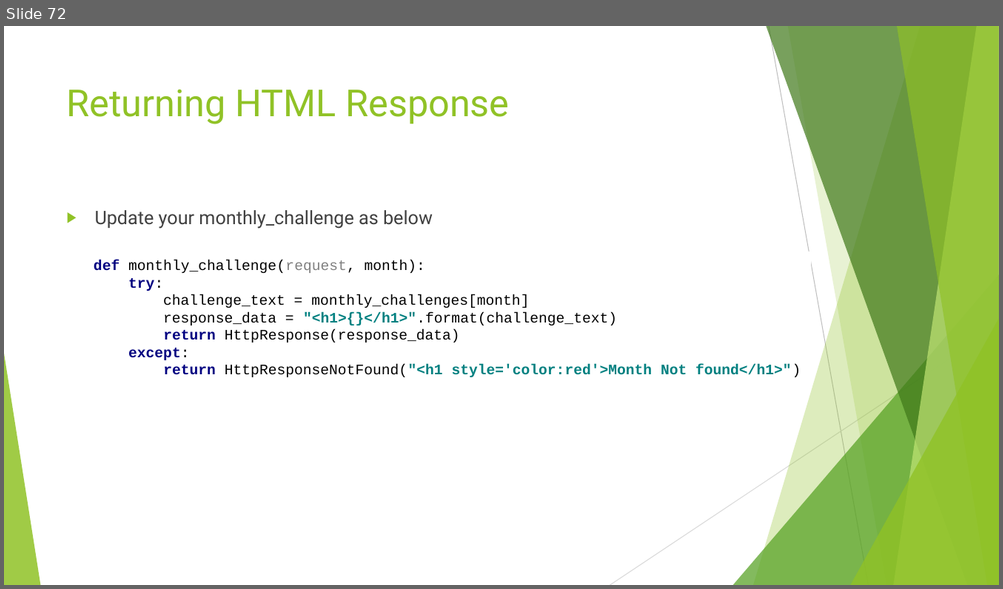
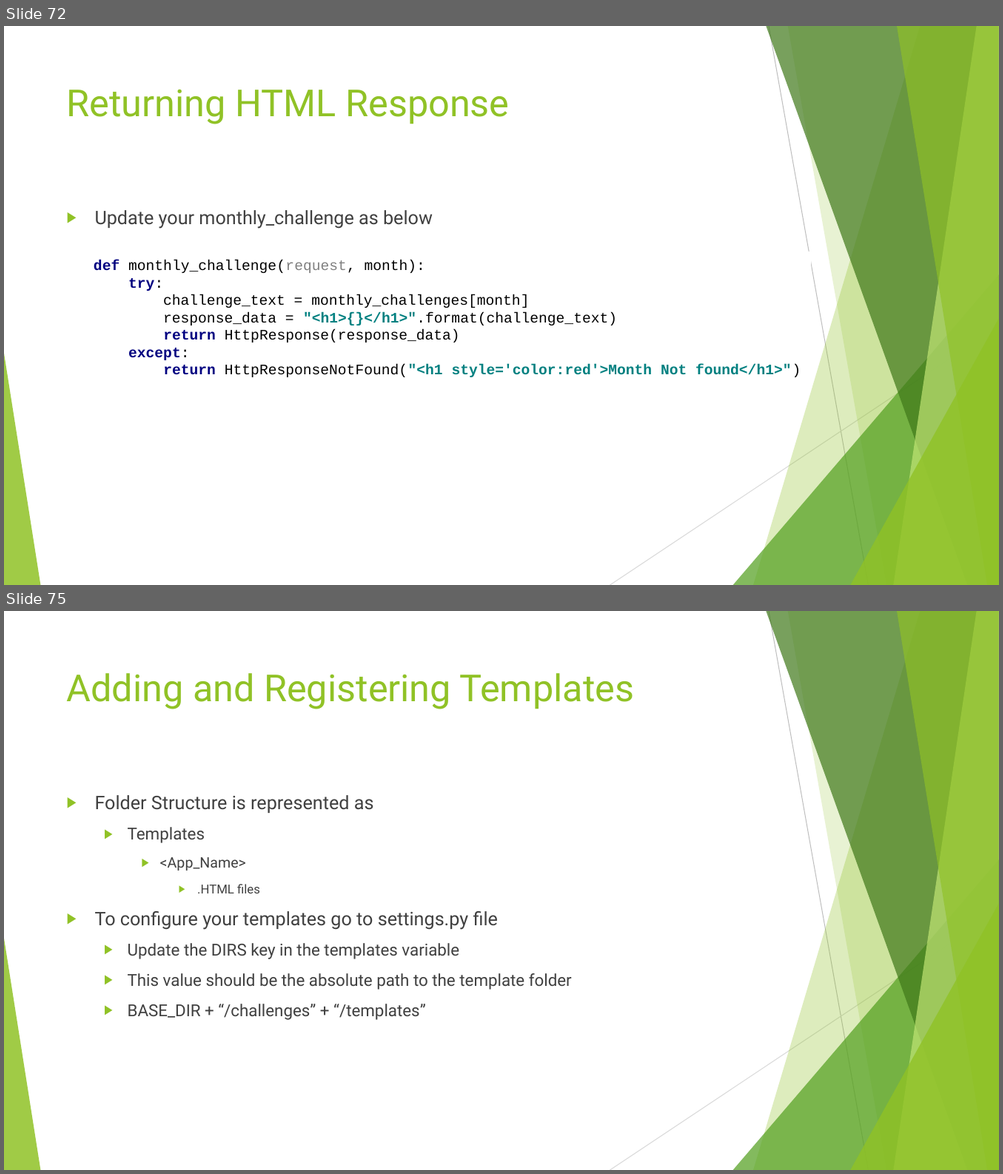
Before and after one commit to edyoda/PD-281220-Session-Code, a slide deck: Django EdYoda.pptx. Shown one above the other, each under a label of ours: slide 72 before the commit, slides 72 and 75 after it; the slides between them are not shown. The pictures are 1003x589 and 1003x1174 pixels, drawn with LibreOffice and Linux fonts; fonts in the diff are those of the drawing. Boxes give left, top, right and bottom in pixels: in the first picture for what was removed or moved away, otherwise in the second. Text is boxed around its words. In the diff, an @@ line names an element or a change of style, - is before the commit and + after.

Commit message:
Templates

```diff
--- a/Django EdYoda.pptx
+++ b/Django EdYoda.pptx
@@ slide 75 added at [4,611,999,1170], background #FFFFFF; not listed: 10 template elements that a slide beside it also shows @@
@@ title added at [67,673,634,709], 36 pt, text #90C226 @@
+Adding and Registering Templates
@@ text added at [95,795,572,1020], 16 pt, text #404040 @@
+▶ Folder Structure is represented as
+  ▶ Templates
+    ▶ <App_Name>
+      ▶ .HTML files
+▶ To configure your templates go to settings.py file
+  ▶ Update the DIRS key in the templates variable
+  ▶ This value should be the absolute path to the template folder
+  ▶ BASE_DIR + “/challenges” + “/templates”
```
Also in this commit, not shown: 12 other slides added, 18 other files.
